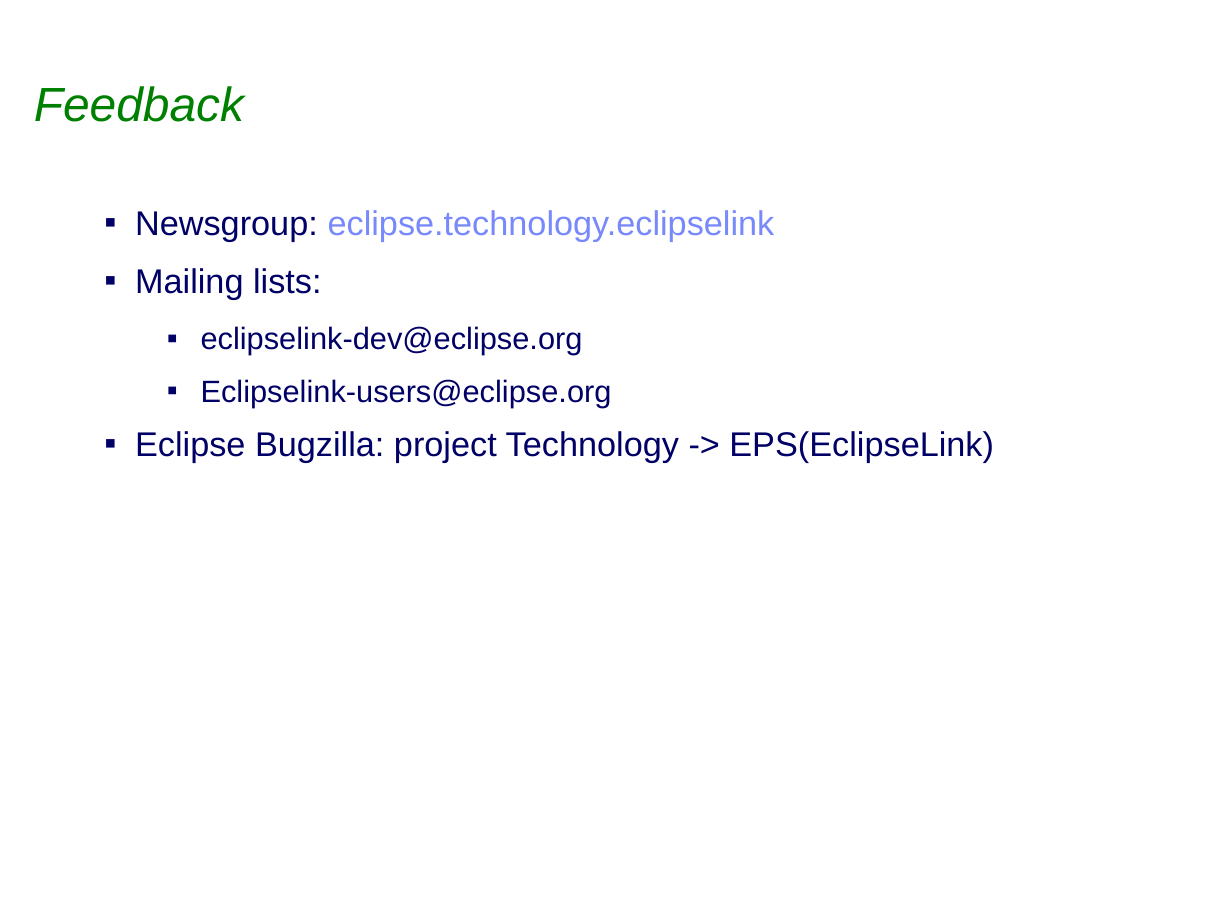
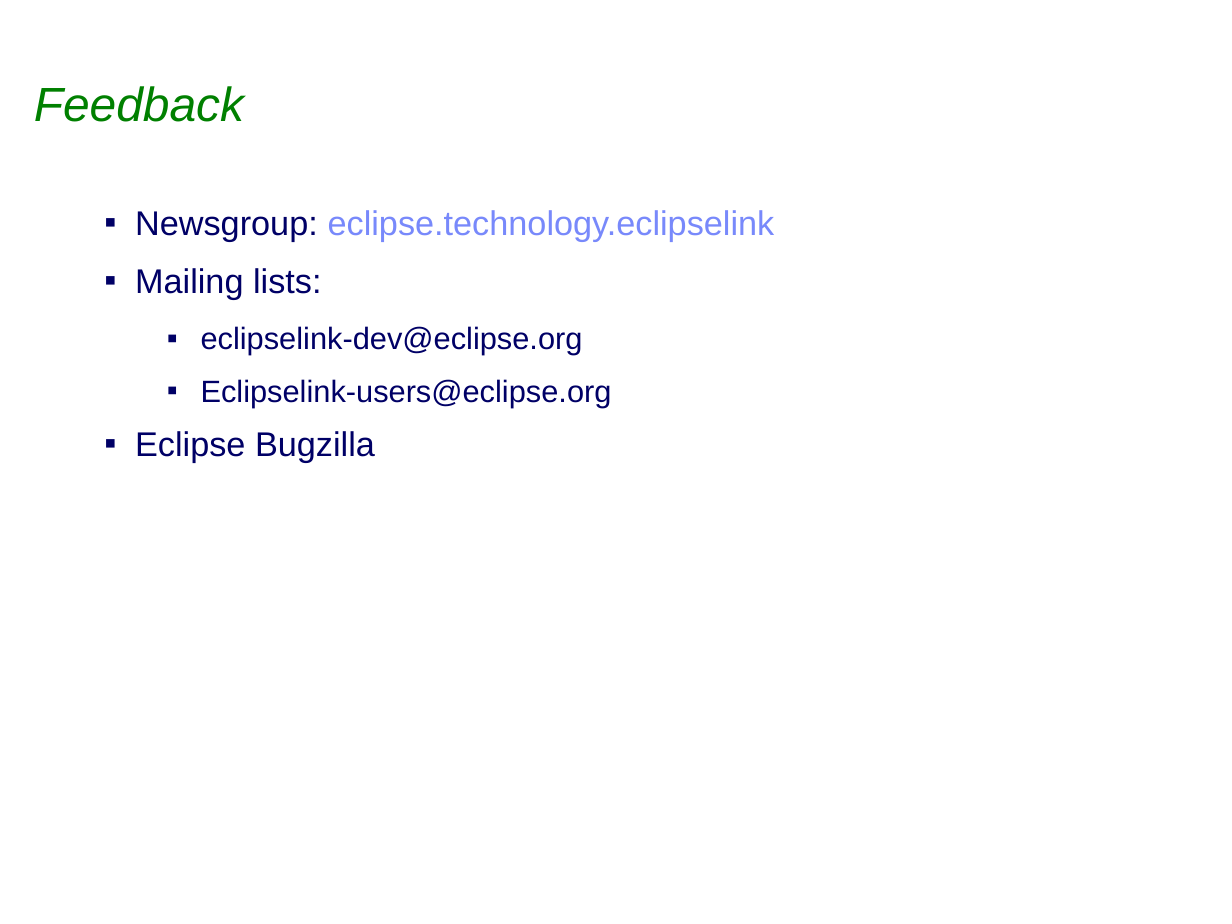
Before and after one commit to bfg-repo-cleaner-demos/eclipselink.runtime-bfg-strip-big-blobs, a slide deck: slide 11 of project-admin/Graduation_Review.ppt (slide 10 before the commit). Drawn at 1232x924 pixels with LibreOffice and Linux fonts; fonts in the diff are those of the drawing; background and template pictures are left out. Boxes give left, top, right and bottom in pixels: in the first picture for what was removed or moved away, otherwise in the second. Text is boxed around its words. In the diff, an @@ line names an element or a change of style, - is before the commit and + after.

```diff
--- a/project-admin/Graduation_Review.ppt
+++ b/project-admin/Graduation_Review.ppt
@@ text at (135,431,375,463): text changed @@
-▪ Eclipse Bugzilla: project Technology -> EPS(EclipseLink)
+▪ Eclipse Bugzilla
```
Also in this commit, not shown: 7 other slides changed, 1 slide added, 1 other file.
